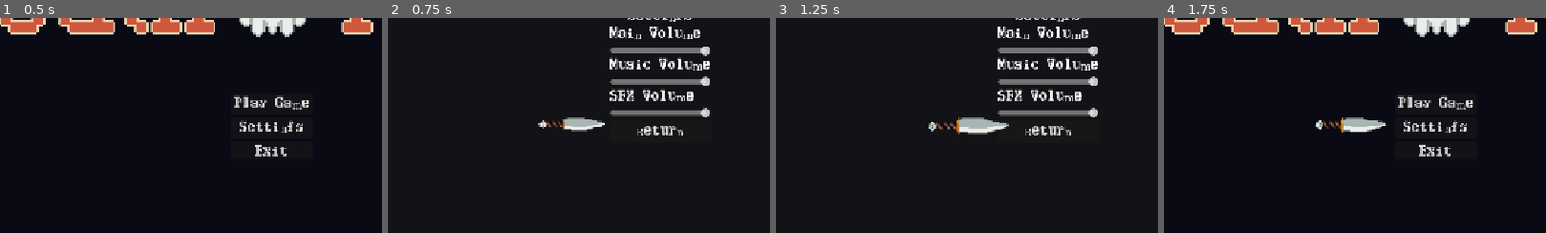
Above: before the commit, frames 1-4 (left to right).
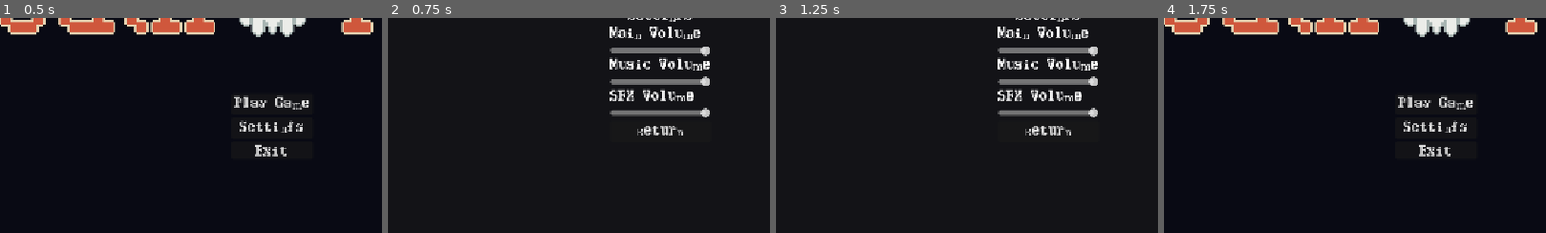
Above: after the commit, the same moments.

Repository: PawnxPawn/DeathMatch
Game: Godot game, scene res://Menus/MainMenu.tscn
Two runs of this game, one before a commit and one after it. Both use one fixed random seed, a clock stepped at 60 frames per second and the inputs below.
Inputs:
- Up to frame 1 (0.5 s): no input
- Up to frame 2 (0.75 s): click "Settings" at 0.5 s
- Up to frame 3 (1.25 s): no input
- Up to frame 4 (1.75 s): click "Return" at 1.25 s
The pictures show only the part of the screen within x 14-64%, y 37-87%; the shares and areas given below are measured in that part.

Frame 1 is identical in both runs. In frame 2, 0.7% of the frame differs, in the area x 39-57%, y 46-53%; in frame 3, 1.0%, in the area x 39-61%, y 46-55%; in frame 4, 0.8%.

Commit message:
[Hot Fix] Fixed Cursor Issue

Diff:
--- a/deathmatch/Menus/main_menu.gd
+++ b/deathmatch/Menus/main_menu.gd
@@ -40,6 +40,7 @@
 
 
 func _on_settings_button_pressed() -> void:
+	selector.hide()
 	show_hide()
 
 
